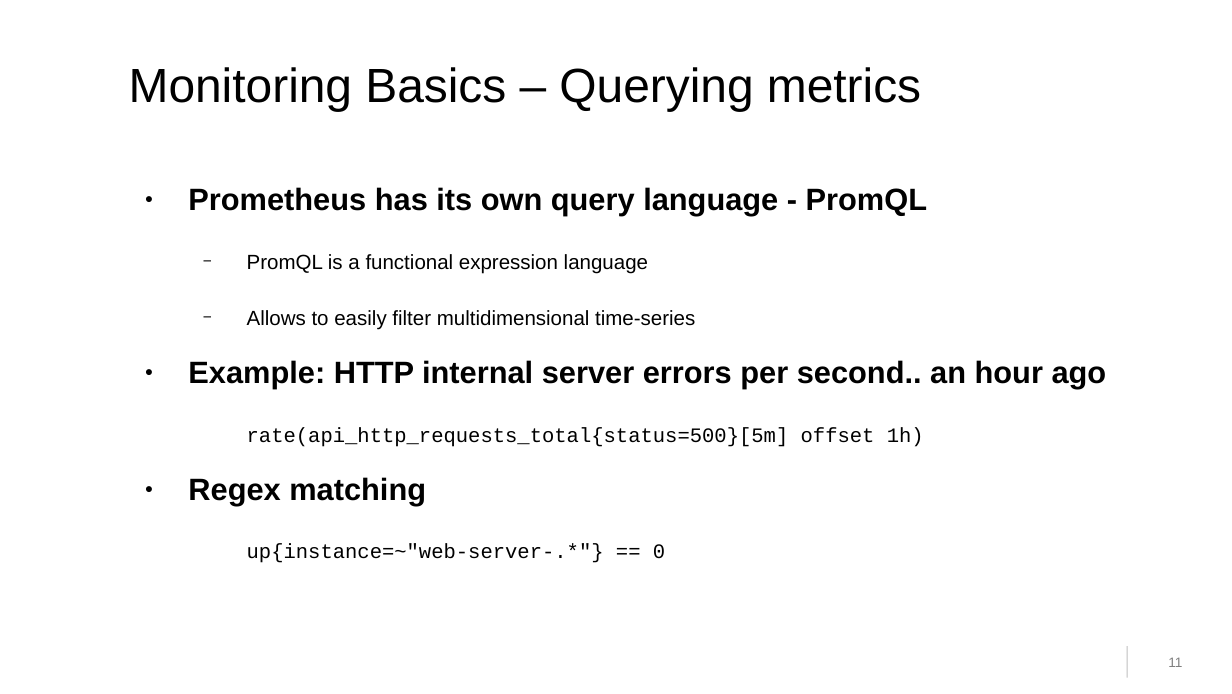
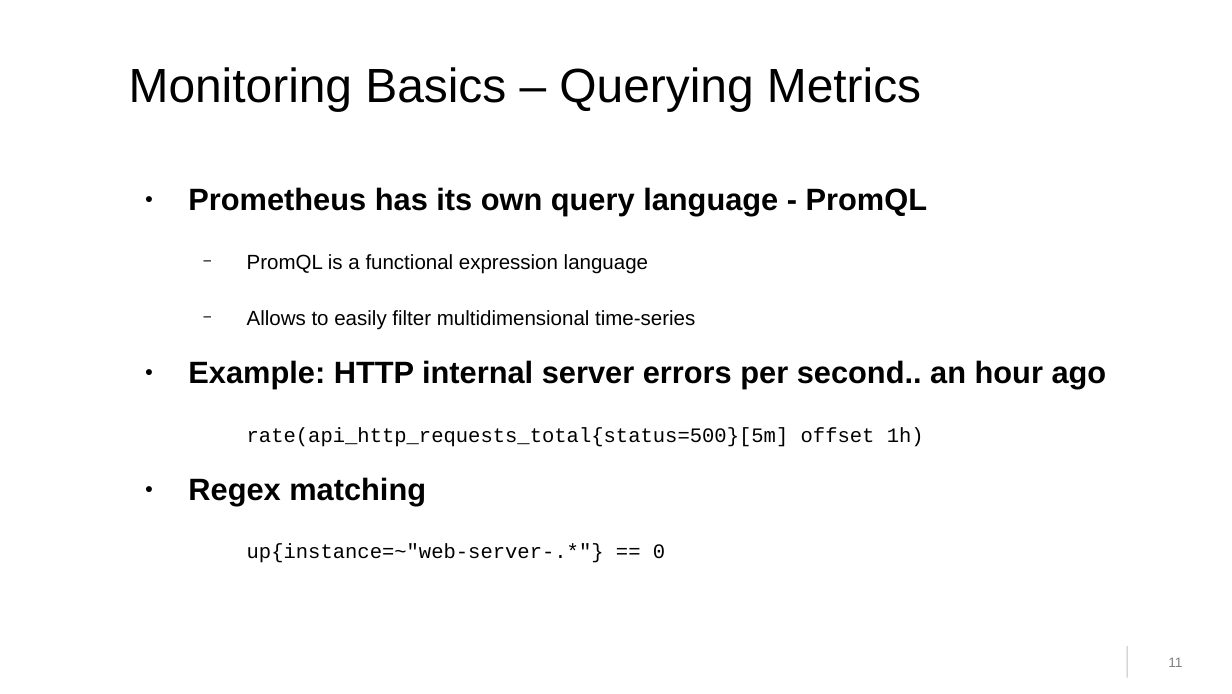
Before and after one commit to cbosdo/sumaform, a slide deck: slide 11 of lab/pdf/slides.odp. Drawn at 1232x694 pixels with LibreOffice and Linux fonts; fonts in the diff are those of the drawing; background and template pictures are left out. Boxes give left, top, right and bottom in pixels: in the first picture for what was removed or moved away, otherwise in the second. Text is boxed around its words. In the diff, an @@ line names an element or a change of style, - is before the commit and + after.

```diff
--- a/lab/pdf/slides.odp
+++ b/lab/pdf/slides.odp
@@ title at [129,67,921,112]: text changed @@
-Monitoring Basics – Querying metrics
+Monitoring Basics – Querying Metrics
```
Also in this commit, not shown: 7 other slides changed, 1 slide added, 1 slide removed.
